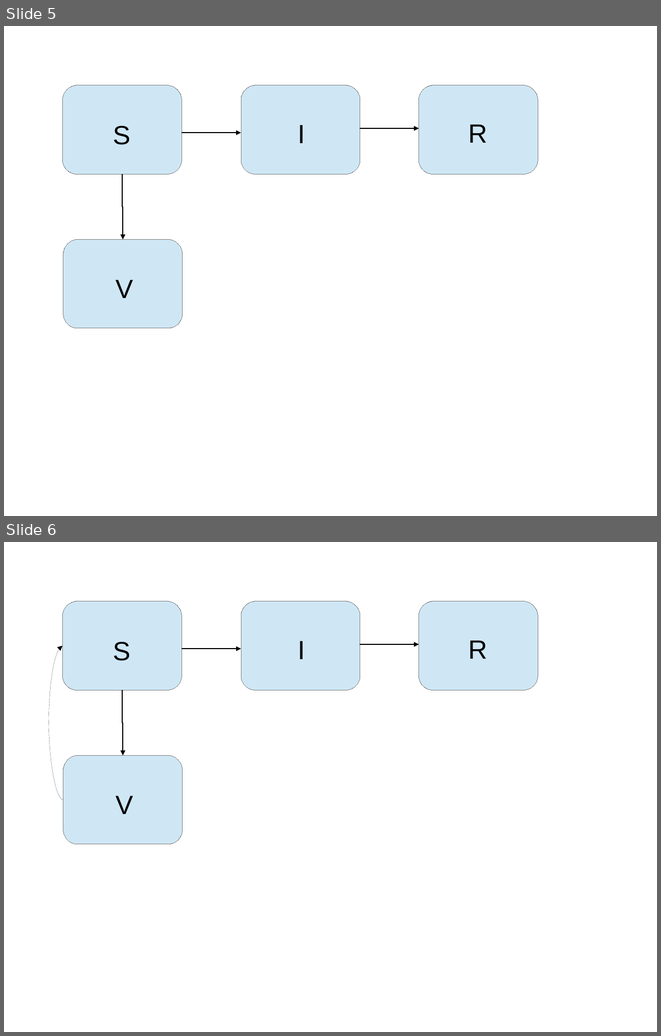
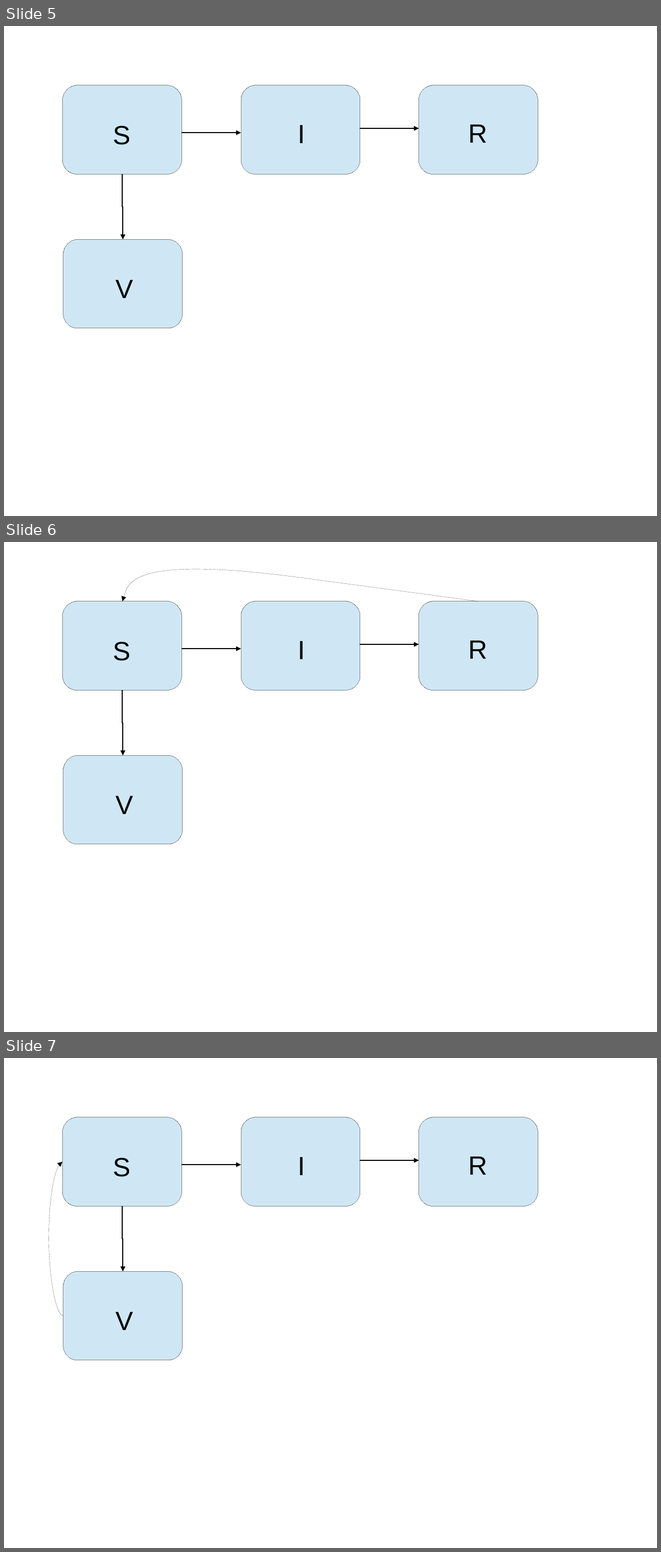
Before and after one commit to hplgit/disease-modeling, a slide deck: doc/src/fig/categories_figs.odp. Shown one above the other, each under a label of ours: slides 5 and 6 before the commit, slides 5, 6 and 7 after it. The pictures are 661x1036 and 661x1552 pixels, drawn with LibreOffice and Linux fonts; fonts in the diff are those of the drawing. Boxes give left, top, right and bottom in pixels: in the first picture for what was removed or moved away, otherwise in the second. Text is boxed around its words. In the diff, an @@ line names an element or a change of style, - is before the commit and + after.

Commit message:
updates

```diff
--- a/doc/src/fig/categories_figs.odp
+++ b/doc/src/fig/categories_figs.odp
@@ slide 6 added at (x1=4, y1=542, x2=657, y2=1032), background #FFFFFF @@
@@ freeform shape added at (x1=123, y1=571, x2=478, y2=601), outline #000000 0 pt @@
@@ rounded rectangle added at (x1=63, y1=601, x2=182, y2=690), fill #CFE7F5, outline #808080 0 pt @@
@@ rounded rectangle added at (x1=241, y1=601, x2=360, y2=690), fill #CFE7F5, outline #808080 0 pt @@
@@ rounded rectangle added at (x1=419, y1=601, x2=538, y2=690), fill #CFE7F5, outline #808080 0 pt @@
@@ text added at (x1=113, y1=642, x2=130, y2=661), 32 pt, text #000000 @@
+S
@@ elbow arrow added from (182, 649) to (241, 649), #000000 1.45 pt @@
@@ text added at (x1=298, y1=641, x2=305, y2=659), 32 pt, text #000000 @@
+I
@@ elbow arrow added from (360, 644) to (419, 644), #000000 1.45 pt @@
@@ text added at (x1=468, y1=640, x2=487, y2=659), 32 pt, text #000000 @@
+R
@@ elbow arrow added from (122, 690) to (123, 755), #000000 1.45 pt @@
@@ rounded rectangle added at (x1=63, y1=755, x2=183, y2=844), fill #CFE7F5, outline #808080 0 pt @@
@@ text added at (x1=115, y1=795, x2=133, y2=814), 32 pt, text #000000 @@
+V
@@ what was slide 6 is now slide 7 @@
```
